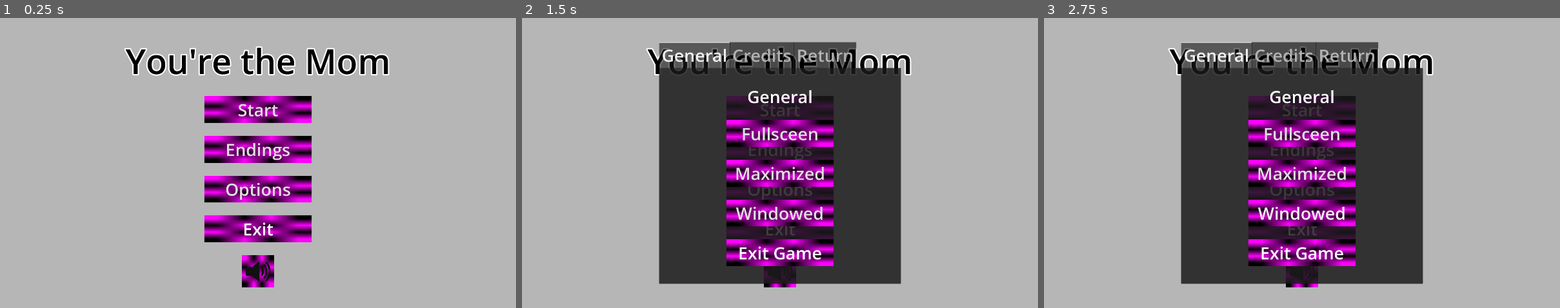
Above: before the commit, frames 1-3 (left to right).
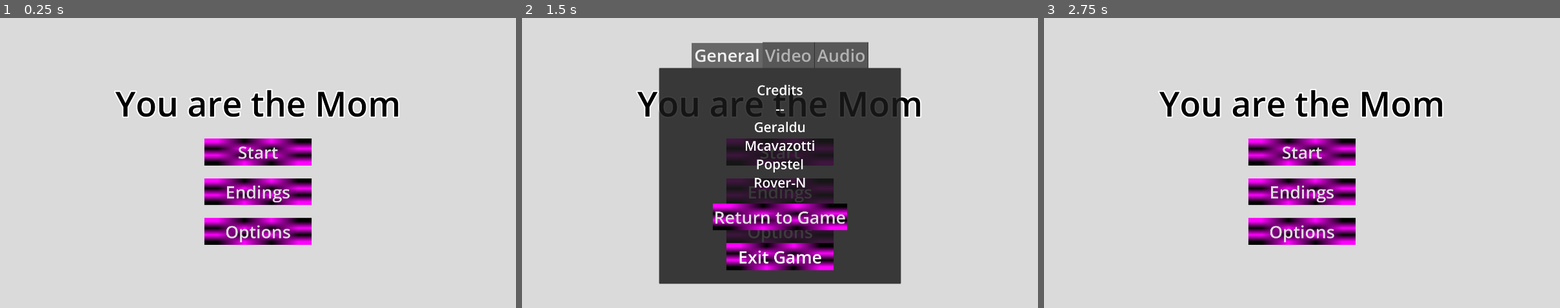
Above: after the commit, the same moments.

Repository: mcavazotti/shovel-jam-2025
Game: Godot game, scene res://Scenes/title.tscn
Two runs of this game, one before a commit and one after it. Both use one fixed random seed, a clock stepped at 60 frames per second and the inputs below. This scene is started directly instead of the project's main scene.
Inputs (mouse positions are in pixels of both pictures, inside the frame that each line leads up to):
- Up to frame 1 (0.25 s): no input
- Up to frame 2 (1.5 s): click "Endings" at 0.5 s; click "Options" at 1.25 s
- Up to frame 3 (2.75 s): click (1302, 218) at 2 s, where only the run after the commit has a clickable "Return to Game"

The runs differ from the first frame. In frame 1, 98% of the frame differs, in the area x 0-100%, y 0-100%; in frame 2, 75%; in frame 3, 98%.

Commit message:
Upgraded sound system
The new script handling sound make Audio.saint() redundant and thus it has been removed.

Diff:
--- a/Scenes/options.tscn
+++ b/Scenes/options.tscn
@@ -1,24 +1,28 @@
-[gd_scene load_steps=8 format=3 uid="uid://3hso8cn4h0xh"]
+[gd_scene load_steps=10 format=3 uid="uid://3hso8cn4h0xh"]
 
 [ext_resource type="Script" uid="uid://dmkise6xg1gfj" path="res://Scripts/options_menu.gd" id="1_5v8ap"]
+
+[sub_resource type="StyleBoxEmpty" id="StyleBoxEmpty_prnvy"]
+
+[sub_resource type="PlaceholderTexture2D" id="PlaceholderTexture2D_q2qps"]
+size = Vector2(500, 100)
+
+[sub_resource type="StyleBoxEmpty" id="StyleBoxEmpty_ekrfg"]
+
+[sub_resource type="PlaceholderTexture2D" id="PlaceholderTexture2D_4obfb"]
+size = Vector2(400, 100)
 
 [sub_resource type="LabelSettings" id="LabelSettings_q2qps"]
 font_size = 64
 
 [sub_resource type="StyleBoxEmpty" id="StyleBoxEmpty_4obfb"]
 
-[sub_resource type="PlaceholderTexture2D" id="PlaceholderTexture2D_4obfb"]
-size = Vector2(400, 100)
-
 [sub_resource type="StyleBoxEmpty" id="StyleBoxEmpty_w31pl"]
 
-[sub_resource type="StyleBoxEmpty" id="StyleBoxEmpty_ekrfg"]
-
-[sub_resource type="PlaceholderTexture2D" id="PlaceholderTexture2D_q2qps"]
-size = Vector2(500, 200)
+[sub_resource type="LabelSettings" id="LabelSettings_prnvy"]
+font_size = 32
 
 [node name="Options" type="Control"]
-visible = false
 layout_mode = 3
 anchors_preset = 8
 anchor_left = 0.5
@@ -48,13 +52,14 @@
 grow_vertical = 2
 theme_override_constants/side_margin = 0
 theme_override_font_sizes/font_size = 64
+tab_alignment = 1
 current_tab = 0
 
 [node name="General" type="Panel" parent="TabContainer"]
 layout_mode = 2
 metadata/_tab_index = 0
 
-[node name="Buttons and Title" type="VBoxContainer" parent="TabContainer/General"]
+[node name="General Buttons and Credits" type="VBoxContainer" parent="TabContainer/General"]
 layout_mode = 1
 anchors_preset = 8
 anchor_left = 0.5
@@ -70,69 +75,8 @@
 theme_override_constants/separation = 40
 alignment = 1
 
-[node name="General" type="Label" parent="TabContainer/General/Buttons and Title"]
-layout_mode = 2
-text = "General"
-label_settings = SubResource("LabelSettings_q2qps")
-horizontal_alignment = 1
-vertical_alignment = 1
-paragraph_separator = "\\"
-
-[node name="Fullscreen" type="Button" parent="TabContainer/General/Buttons and Title"]
-layout_mode = 2
-size_flags_horizontal = 4
-size_flags_vertical = 4
-theme_override_font_sizes/font_size = 64
-theme_override_styles/focus = SubResource("StyleBoxEmpty_4obfb")
-text = "Fullsceen"
-icon = SubResource("PlaceholderTexture2D_4obfb")
-flat = true
-icon_alignment = 1
-
-[node name="Maximized" type="Button" parent="TabContainer/General/Buttons and Title"]
-layout_mode = 2
-size_flags_horizontal = 4
-size_flags_vertical = 4
-theme_override_font_sizes/font_size = 64
-theme_override_styles/focus = SubResource("StyleBoxEmpty_w31pl")
-text = "Maximized"
-icon = SubResource("PlaceholderTexture2D_4obfb")
-flat = true
-icon_alignment = 1
-
-[node name="Windowed" type="Button" parent="TabContainer/General/Buttons and Title"]
-layout_mode = 2
-size_flags_horizontal = 4
-size_flags_vertical = 4
-theme_override_font_sizes/font_size = 64
-theme_override_styles/focus = SubResource("StyleBoxEmpty_ekrfg")
-text = "Windowed"
-icon = SubResource("PlaceholderTexture2D_4obfb")
-flat = true
-icon_alignment = 1
-
-[node name="Exit Game" type="Button" parent="TabContainer/General/Buttons and Title"]
-layout_mode = 2
-size_flags_horizontal = 4
-size_flags_vertical = 4
-theme_override_font_sizes/font_size = 64
-theme_override_styles/focus = SubResource("StyleBoxEmpty_ekrfg")
-toggle_mode = true
-button_pressed = true
-text = "Exit Game"
-icon = SubResource("PlaceholderTexture2D_4obfb")
-flat = true
-icon_alignment = 1
-
-[node name="Credits" type="Panel" parent="TabContainer"]
-visible = false
-layout_mode = 2
-metadata/_tab_index = 1
-
-[node name="Credits" type="RichTextLabel" parent="TabContainer/Credits"]
-layout_mode = 0
-offset_right = 900.0
-offset_bottom = 805.0
+[node name="Credits" type="RichTextLabel" parent="TabContainer/General/General Buttons and Credits"]
+layout_mode = 2
 theme_override_font_sizes/bold_italics_font_size = 50
 theme_override_font_sizes/italics_font_size = 50
 theme_override_font_sizes/mono_font_size = 50
@@ -141,44 +85,170 @@
 text = "Credits
 --
 Geraldu
-
 Mcavazotti
-
 Popstel
-
 Rover-N"
+fit_content = true
 scroll_active = false
 shortcut_keys_enabled = false
 horizontal_alignment = 1
 vertical_alignment = 1
 drag_and_drop_selection_enabled = false
 
-[node name="Return" type="Panel" parent="TabContainer"]
-visible = false
-layout_mode = 2
-metadata/_tab_index = 2
-
-[node name="Return" type="Button" parent="TabContainer/Return"]
-layout_mode = 1
-anchors_preset = 8
-anchor_left = 0.5
-anchor_top = 0.5
-anchor_right = 0.5
-anchor_bottom = 0.5
-offset_left = -204.0
-offset_top = -54.0
-offset_right = 204.0
-offset_bottom = 54.0
-grow_horizontal = 2
-grow_vertical = 2
-theme_override_font_sizes/font_size = 64
+[node name="Return" type="Button" parent="TabContainer/General/General Buttons and Credits"]
+layout_mode = 2
+theme_override_font_sizes/font_size = 64
+theme_override_styles/focus = SubResource("StyleBoxEmpty_prnvy")
 text = "Return to Game"
 icon = SubResource("PlaceholderTexture2D_q2qps")
 flat = true
 icon_alignment = 1
 
-[connection signal="pressed" from="TabContainer/General/Buttons and Title/Fullscreen" to="." method="_on_fullscreen_pressed"]
-[connection signal="pressed" from="TabContainer/General/Buttons and Title/Maximized" to="." method="_on_maximized_pressed"]
-[connection signal="pressed" from="TabContainer/General/Buttons and Title/Windowed" to="." method="_on_windowed_pressed"]
-[connection signal="pressed" from="TabContainer/General/Buttons and Title/Exit Game" to="." method="_on_exit_game_pressed"]
-[connection signal="pressed" from="TabContainer/Return/Return" to="." method="_on_return_pressed"]
+[node name="Exit Game" type="Button" parent="TabContainer/General/General Buttons and Credits"]
+layout_mode = 2
+size_flags_horizontal = 4
+size_flags_vertical = 4
+theme_override_font_sizes/font_size = 64
+theme_override_styles/focus = SubResource("StyleBoxEmpty_ekrfg")
+toggle_mode = true
+button_pressed = true
+text = "Exit Game"
+icon = SubResource("PlaceholderTexture2D_4obfb")
+flat = true
+icon_alignment = 1
+
+[node name="Video" type="Panel" parent="TabContainer"]
+visible = false
+layout_mode = 2
+metadata/_tab_index = 1
+
+[node name="Video Buttons" type="VBoxContainer" parent="TabContainer/Video"]
+layout_mode = 1
+anchors_preset = 8
+anchor_left = 0.5
+anchor_top = 0.5
+anchor_right = 0.5
+anchor_bottom = 0.5
+offset_left = -450.0
+offset_top = -400.0
+offset_right = 450.0
+offset_bottom = 400.0
+grow_horizontal = 2
+grow_vertical = 2
+theme_override_constants/separation = 40
+alignment = 1
+
+[node name="Video" type="Label" parent="TabContainer/Video/Video Buttons"]
+layout_mode = 2
+text = "Video"
+label_settings = SubResource("LabelSettings_q2qps")
+horizontal_alignment = 1
+vertical_alignment = 1
+paragraph_separator = "\\"
+
+[node name="Fullscreen" type="Button" parent="TabContainer/Video/Video Buttons"]
+layout_mode = 2
+size_flags_horizontal = 4
+size_flags_vertical = 4
+theme_override_font_sizes/font_size = 64
+theme_override_styles/focus = SubResource("StyleBoxEmpty_4obfb")
+text = "Fullsceen"
+icon = SubResource("PlaceholderTexture2D_4obfb")
+flat = true
+icon_alignment = 1
+
+[node name="Maximized" type="Button" parent="TabContainer/Video/Video Buttons"]
+layout_mode = 2
+size_flags_horizontal = 4
+size_flags_vertical = 4
+theme_override_font_sizes/font_size = 64
+theme_override_styles/focus = SubResource("StyleBoxEmpty_w31pl")
+text = "Maximized"
+icon = SubResource("PlaceholderTexture2D_4obfb")
+flat = true
+icon_alignment = 1
+
+[node name="Windowed" type="Button" parent="TabContainer/Video/Video Buttons"]
+layout_mode = 2
+size_flags_horizontal = 4
+size_flags_vertical = 4
+theme_override_font_sizes/font_size = 64
+theme_override_styles/focus = SubResource("StyleBoxEmpty_ekrfg")
+text = "Windowed"
+icon = SubResource("PlaceholderTexture2D_4obfb")
+flat = true
+icon_alignment = 1
+
+[node name="Audio" type="Panel" parent="TabContainer"]
+visible = false
+layout_mode = 2
+metadata/_tab_index = 2
+
+[node name="Buttons and Title" type="VBoxContainer" parent="TabContainer/Audio"]
+layout_mode = 1
+anchors_preset = -1
+anchor_left = 0.5
+anchor_right = 0.5
+anchor_bottom = 1.0
+offset_left = -250.0
+offset_right = 250.0
+grow_horizontal = 2
+grow_vertical = 2
+theme_override_constants/separation = 40
+alignment = 1
+
+[node name="Audio" type="Label" parent="TabContainer/Audio/Buttons and Title"]
+layout_mode = 2
+text = "Audio"
+label_settings = SubResource("LabelSettings_q2qps")
+horizontal_alignment = 1
+vertical_alignment = 1
+paragraph_separator = "\\"
+
+[node name="Notice" type="Label" parent="TabContainer/Audio/Buttons and Title"]
+layout_mode = 2
+text = "*Only changes upon release"
+label_settings = SubResource("LabelSettings_prnvy")
+horizontal_alignment = 1
+vertical_alignment = 1
+paragraph_separator = "\\"
+
+[node name="BGM" type="Label" parent="TabContainer/Audio/Buttons and Title"]
+layout_mode = 2
+text = "BGM"
+label_settings = SubResource("LabelSettings_q2qps")
+horizontal_alignment = 1
+vertical_alignment = 1
+paragraph_separator = "\\"
+
+[node name="BGM Slider" type="HSlider" parent="TabContainer/Audio/Buttons and Title"]
+layout_mode = 2
+min_value = -30.0
+max_value = 4.0
+step = 0.1
+tick_count = 10
+
+[node name="SFX" type="Label" parent="TabContainer/Audio/Buttons and Title"]
+layout_mode = 2
+text = "
+SFX"
+label_settings = SubResource("LabelSettings_q2qps")
+horizontal_alignment = 1
+vertical_alignment = 1
+paragraph_separator = "\\"
+
+[node name="SFX Slider" type="HSlider" parent="TabContainer/Audio/Buttons and Title"]
+layout_mode = 2
+min_value = -30.0
+max_value = 4.0
+step = 0.1
+tick_count = 10
+
+[connection signal="tab_changed" from="TabContainer" to="." method="_on_tab_container_tab_changed"]
+[connection signal="pressed" from="TabContainer/General/General Buttons and Credits/Return" to="." method="_on_return_pressed"]
+[connection signal="pressed" from="TabContainer/General/General Buttons and Credits/Exit Game" to="." method="_on_exit_game_pressed"]
+[connection signal="pressed" from="TabContainer/Video/Video Buttons/Fullscreen" to="." method="_on_fullscreen_pressed"]
+[connection signal="pressed" from="TabContainer/Video/Video Buttons/Maximized" to="." method="_on_maximized_pressed"]
+[connection signal="pressed" from="TabContainer/Video/Video Buttons/Windowed" to="." method="_on_windowed_pressed"]
+[connection signal="drag_ended" from="TabContainer/Audio/Buttons and Title/BGM Slider" to="." method="_on_bgm_slider_drag_ended"]
+[connection signal="drag_ended" from="TabContainer/Audio/Buttons and Title/SFX Slider" to="." method="_on_sfx_slider_drag_ended"]
--- a/Scenes/title.tscn
+++ b/Scenes/title.tscn
@@ -1,10 +1,8 @@
-[gd_scene load_steps=13 format=3 uid="uid://chkp5ltal2l4n"]
+[gd_scene load_steps=11 format=3 uid="uid://chkp5ltal2l4n"]
 
 [ext_resource type="Script" uid="uid://bpgo2y51du13a" path="res://Scripts/buttons_and_title.gd" id="1_ekrfg"]
 [ext_resource type="Texture2D" uid="uid://c70r0ll0sbh6x" path="res://Assets/Art/Speaker_Icon.png" id="2_2qdx2"]
-[ext_resource type="AudioStream" uid="uid://c1t5vysankjok" path="res://Assets/Sounds/Sound Effects/BadSelect_digi.wav" id="2_q2qps"]
 [ext_resource type="PackedScene" uid="uid://3hso8cn4h0xh" path="res://Scenes/options.tscn" id="2_yosvi"]
-[ext_resource type="AudioStream" uid="uid://ck2j61qtef70e" path="res://Assets/Sounds/Music/Results.mp3" id="4_q2qps"]
 
 [sub_resource type="LabelSettings" id="LabelSettings_4obfb"]
 font_size = 128
@@ -37,7 +35,7 @@
 layout_mode = 0
 offset_right = 1920.0
 offset_bottom = 1080.0
-color = Color(0.712129, 0.712129, 0.712129, 1)
+color = Color(0.856067, 0.856067, 0.856067, 1)
 
 [node name="Buttons and Title" type="VBoxContainer" parent="."]
 layout_mode = 2
@@ -47,9 +45,9 @@
 alignment = 1
 script = ExtResource("1_ekrfg")
 
-[node name="You\'re the Mom" type="Label" parent="Buttons and Title"]
+[node name="You are the Mom" type="Label" parent="Buttons and Title"]
 layout_mode = 2
-text = "You're the Mom
+text = "You are the Mom
 "
 label_settings = SubResource("LabelSettings_4obfb")
 horizontal_alignment = 1
@@ -91,6 +89,7 @@
 icon_alignment = 1
 
 [node name="Exit" type="Button" parent="Buttons and Title"]
+visible = false
 layout_mode = 2
 size_flags_horizontal = 4
 size_flags_vertical = 4
@@ -104,6 +103,7 @@
 icon_alignment = 1
 
 [node name="BGM Toggle" type="Button" parent="Buttons and Title"]
+visible = false
 layout_mode = 2
 theme_override_styles/focus = SubResource("StyleBoxEmpty_yosvi")
 icon = SubResource("PlaceholderTexture2D_3eqdi")
@@ -127,13 +127,8 @@
 expand_mode = 1
 
 [node name="Options" parent="." instance=ExtResource("2_yosvi")]
+visible = false
 layout_mode = 1
-
-[node name="SFX" type="AudioStreamPlayer" parent="."]
-stream = ExtResource("2_q2qps")
-
-[node name="Music" type="AudioStreamPlayer" parent="."]
-stream = ExtResource("4_q2qps")
 
 [connection signal="pressed" from="Buttons and Title/Start" to="Buttons and Title" method="_on_start_pressed"]
 [connection signal="pressed" from="Buttons and Title/Endings" to="Buttons and Title" method="_on_endings_pressed"]
--- a/Scripts/AudioPing.gd
+++ /dev/null
@@ -1,15 +0,0 @@
-extends Node
-
-var audio_stream_player: AudioStreamPlayer
-
-# This script is a global that makes testing a bit easier by playing a 'ping' sound when called
-# I can remove this upon request but I find it helpful for testing quickly
-
-func _ready():
-	audio_stream_player = AudioStreamPlayer.new()
-	audio_stream_player.process_mode = Node.PROCESS_MODE_ALWAYS
-	add_child(audio_stream_player)
-
-func saint(): # function to call anywhere to test functionallity via Audio.saint()
-	audio_stream_player.stream = load("res://Assets/Sounds/Ping.wav")
-	audio_stream_player.play()
--- a/Scripts/buttons_and_title.gd
+++ b/Scripts/buttons_and_title.gd
@@ -1,42 +1,26 @@
 extends VBoxContainer
 
-@onready var SFX_streamer = $"../SFX"
-@onready var Music_streamer = $"../Music"
-
 func _ready():
-	#Music_streamer.play()
+	Audio.BGM("Results")
 	pass
-
-func SFX (type): # Manages all menu sounds, the usage of type allows for more sounds to be used (e.g. back, confirm)
-	if type == "Click":
-		SFX_streamer.pitch_scale = 1.0
-		SFX_streamer.pitch_scale += randf_range(-0.5,0.5)
-		print()
-		SFX_streamer.stream = load("res://Assets/Sounds/Sound Effects/Click_real.wav")
-
-	else:
-		print("Tried to play invalid sound type")
-		Audio.saint() # sfx managed in the global 'Audio' intended to draw attention to error
-		pass
-
-	SFX_streamer.play()
 
 
 func _on_start_pressed():
-	SFX("Click")
+	Audio.SFX("Super Click")
+	pass
 
 func _on_endings_pressed():
-	SFX("Click")
+	Audio.SFX("Click")
+	pass
 
 func _on_options_pressed():
-	SFX("Click")
+	Audio.SFX("Click")
+	pass
 
 func _on_exit_pressed():
-	SFX("Click")
+	Audio.SFX("Click")
 	get_tree().quit()
 
-func _on_bgm_toggle_pressed() -> void:
-	if Music_streamer.playing == true:
-		Music_streamer.stop()
-	elif Music_streamer.playing == false:
-		Music_streamer.play()
+func _on_bgm_toggle_pressed():
+	Audio.SFX("Click")
+	Audio.BGM_toggle()
--- a/Scripts/options_menu.gd
+++ b/Scripts/options_menu.gd
@@ -14,15 +14,29 @@
 
 
 func _on_fullscreen_pressed():
-	Audio.saint()
+	Audio.SFX("Click")
 	DisplayServer.window_set_mode(DisplayServer.WINDOW_MODE_FULLSCREEN)
 
 
 func _on_maximized_pressed():
-	Audio.saint()
+	Audio.SFX("Click")
 	DisplayServer.window_set_mode(DisplayServer.WINDOW_MODE_MAXIMIZED)
 
 
 func _on_windowed_pressed():
-	Audio.saint()
+	Audio.SFX("Click")
 	DisplayServer.window_set_mode(DisplayServer.WINDOW_MODE_WINDOWED)
+
+
+func _on_tab_container_tab_changed(tab: int):
+	if tab == 3:
+		visible = false
+		$TabContainer.current_tab = 0
+
+
+func _on_bgm_slider_drag_ended(_BGM_value_changed: bool):
+	Audio.BGM_volume_set($"TabContainer/Audio/Buttons and Title/BGM Slider".value)
+
+
+func _on_sfx_slider_drag_ended(_SFX_value_changed: bool):
+	Audio.SFX_volume_set($"TabContainer/Audio/Buttons and Title/SFX Slider".value)
--- /dev/null
+++ b/Scripts/sound_manager.gd
@@ -0,0 +1,59 @@
+extends Node
+
+var SFX_streamer: AudioStreamPlayer
+var BGM_streamer: AudioStreamPlayer
+
+func _ready():
+	SFX_streamer = AudioStreamPlayer.new()
+	SFX_streamer.process_mode = Node.PROCESS_MODE_ALWAYS # Won't be affected by pausing scene tree
+
+	BGM_streamer = AudioStreamPlayer.new()
+	BGM_streamer.process_mode = Node.PROCESS_MODE_ALWAYS
+	BGM_streamer.volume_db = -10.0
+
+	add_child(SFX_streamer)
+	add_child(BGM_streamer)
+
+func SFX(SFX_name: String):
+	SFX_streamer.pitch_scale = 1.0
+	if SFX_name == "Click":
+		SFX_streamer.pitch_scale += randf_range(-0.5,0.5)
+		print()
+		SFX_streamer.stream = load("res://Assets/Sounds/Sound Effects/Click_real.wav")
+
+	elif SFX_name == "Super Click":
+		print()
+		SFX_streamer.stream = load("res://Assets/Sounds/Sound Effects/SuperClick_real.wav")
+
+	else:
+		print("Tried to play invalid effect name:", SFX_name)
+
+	SFX_streamer.play()
+
+func BGM(BGM_name: String):
+	if BGM_name == "Results":
+		BGM_streamer.stream = load("res://Assets/Sounds/Music/Results.mp3")
+	else:
+		print("Tried to play invalid track name:", BGM_name)
+
+	BGM_streamer.play()
+
+func BGM_toggle():
+	if BGM_streamer.playing == true:
+		BGM_streamer.stop()
+	elif BGM_streamer.playing == false:
+		BGM_streamer.play()
+
+
+
+func BGM_volume_set(BGM_value: float):
+	if BGM_value == -30.0:
+		BGM_streamer.volume_linear = 0.0
+	else:
+		BGM_streamer.volume_db = BGM_value
+
+func SFX_volume_set(SFX_value: float):
+	if SFX_value == -30.0:
+		SFX_streamer.volume_linear = 0.0
+	else:
+		SFX_streamer.volume_db = SFX_value
--- a/project.godot
+++ b/project.godot
@@ -18,13 +18,13 @@
 [autoload]
 
 ItemsInstanciate="*res://Scripts/itemsLoadStart.gd"
-Audio="*res://Scripts/AudioPing.gd"
+Audio="*res://Scripts/sound_manager.gd"
 
 [display]
 
 window/size/viewport_width=1920
 window/size/viewport_height=1080
-window/size/mode=2
+window/size/mode=3
 window/stretch/mode="viewport"
 
 [dotnet]
Not shown, removed: Assets/Sounds/Ping.wav.import
Not shown, removed: Scripts/AudioPing.gd.uid
Not shown, added: Scripts/sound_manager.gd.uid
Not shown, removed: Assets/Sounds/Ping.wav
